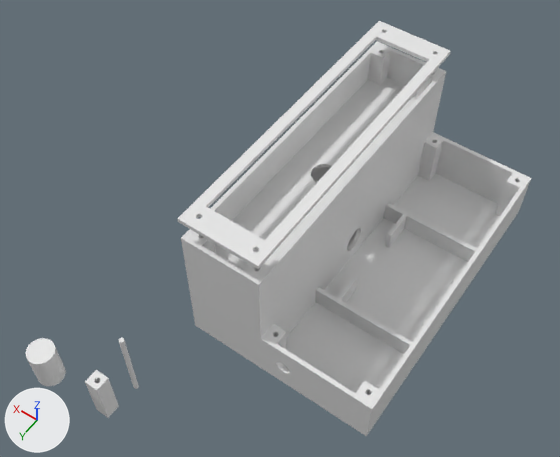
Two versions of the Blender file resources/case/base.blend, one commit apart.
Both versions are drawn from a 50 mm camera at (-93.0, 202.0, 308.0) aimed at (32.0, 28.0, 34.0). Lighting does not change. The marker at lower left points along +X, +Y and +Z.
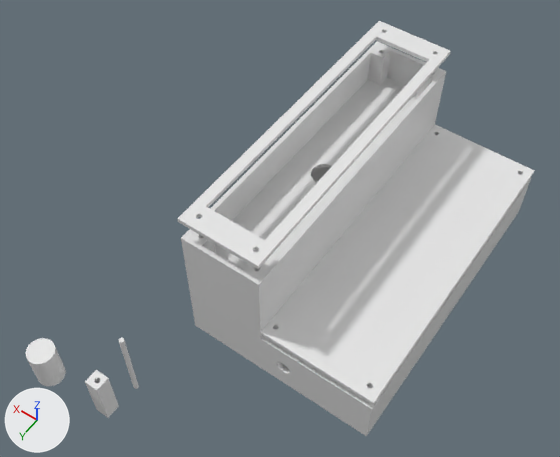
What differs and where, as boxes (x1, y1, x2, y2) in the pictures (560 x 457 px):
'Cube.012', added
    after: (261, 125, 535, 405)

What changed in the scene script:
```text
Add me_cube_018:
    me_cube_018.from_pydata(...)  # 584 vertices, 302 faces; spans x -5.0..5.0, y -5.0..5.0, z -5.0..5.0
Add ob_cube_012:
    ob_cube_012 = bpy.data.objects.new('Cube.012', me_cube_018)
    ob_cube_012.location = (-18.5, 0.0, 30.1)
    ob_cube_012.scale = (5.4, 14.8, 0.2)
```
